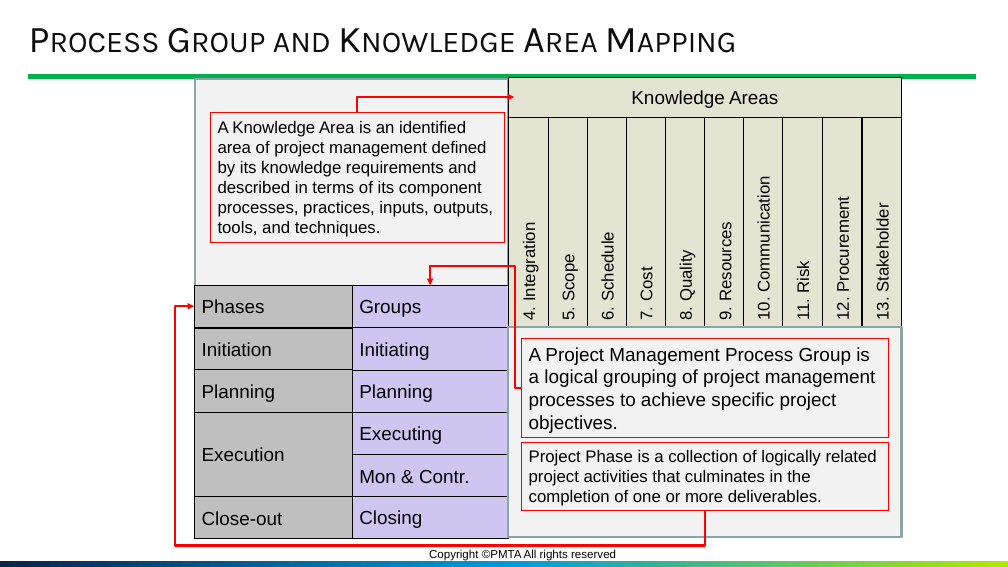
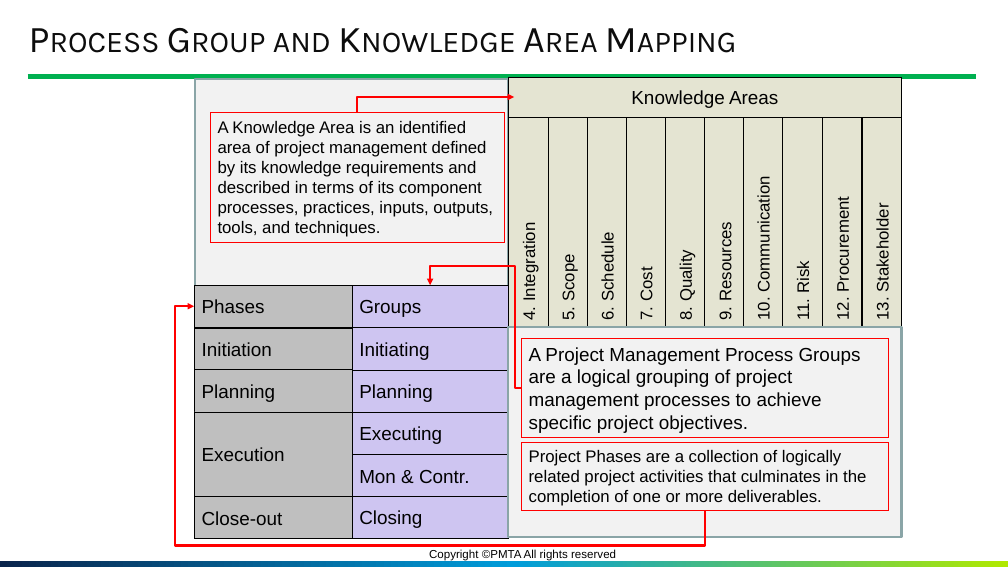
Before and after one commit to GoonerMAK/SWE_4803_Software_Project_Management, a slide deck: slide 8 of SWE 4803_Lec3.pptm. Drawn at 1008x567 pixels with LibreOffice and Linux fonts; fonts in the diff are those of the drawing; background and template pictures are left out. Boxes give left, top, right and bottom in pixels: in the first picture for what was removed or moved away, otherwise in the second. Text is boxed around its words. In the diff, an @@ line names an element or a change of style, - is before the commit and + after.

Commit message:
updated lecture 3 and 4

```diff
--- a/SWE 4803_Lec3.pptm
+++ b/SWE 4803_Lec3.pptm
@@ text in rectangle at [529,347,861,433]: text changed @@
-A Project Management Process Group is a logical grouping of project management processes to achieve specific project objectives.
+A Project Management Process Groups are a logical grouping of project management processes to achieve specific project objectives.
@@ text in rectangle at [529,450,866,506]: text changed @@
-Project Phase is a collection of logically related project activities that culminates in the completion of one or more deliverables.
+Project Phases are a collection of logically related project activities that culminates in the completion of one or more deliverables.
```
Also in this commit, not shown: 4 other slides changed, 1 other file.
